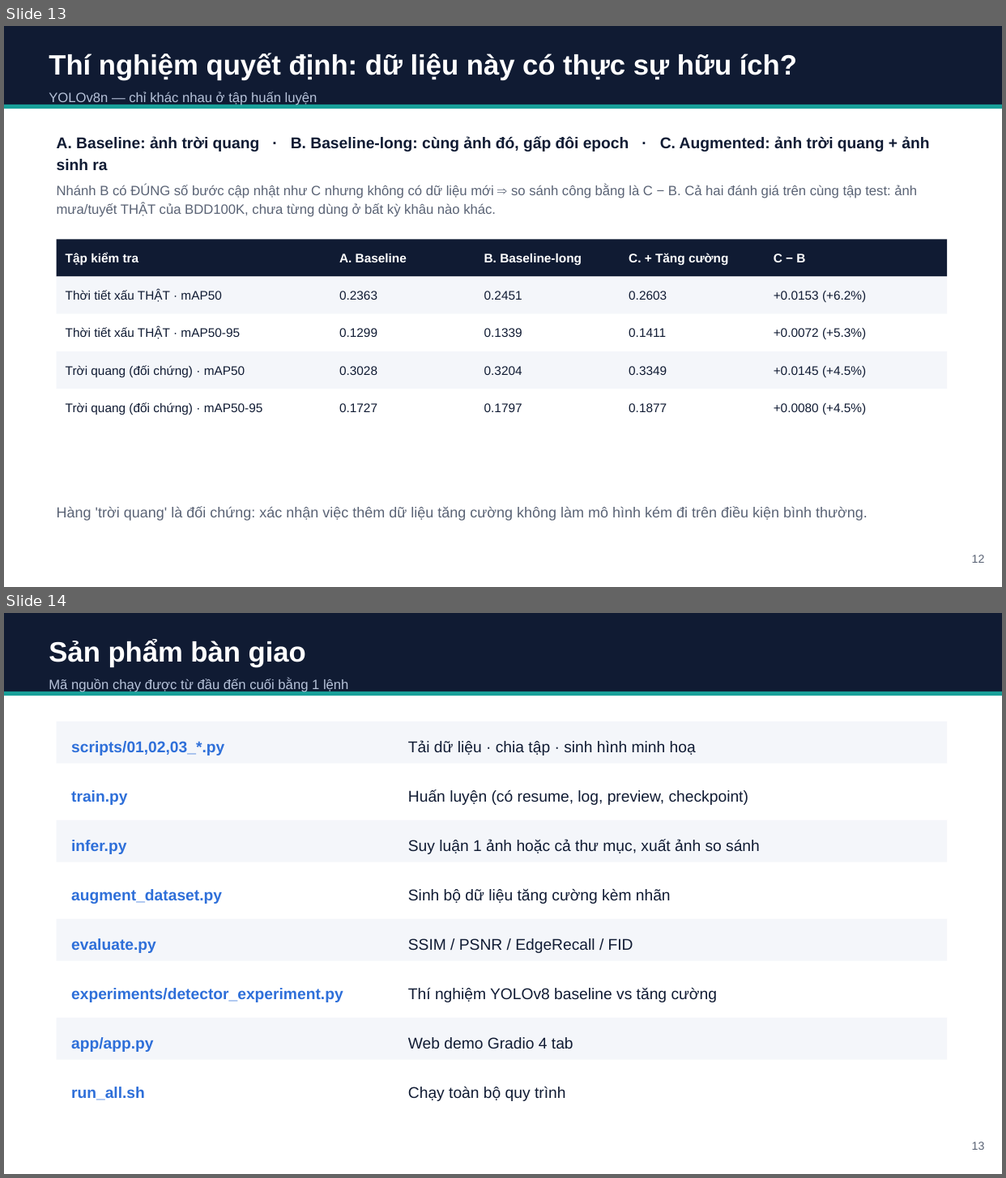
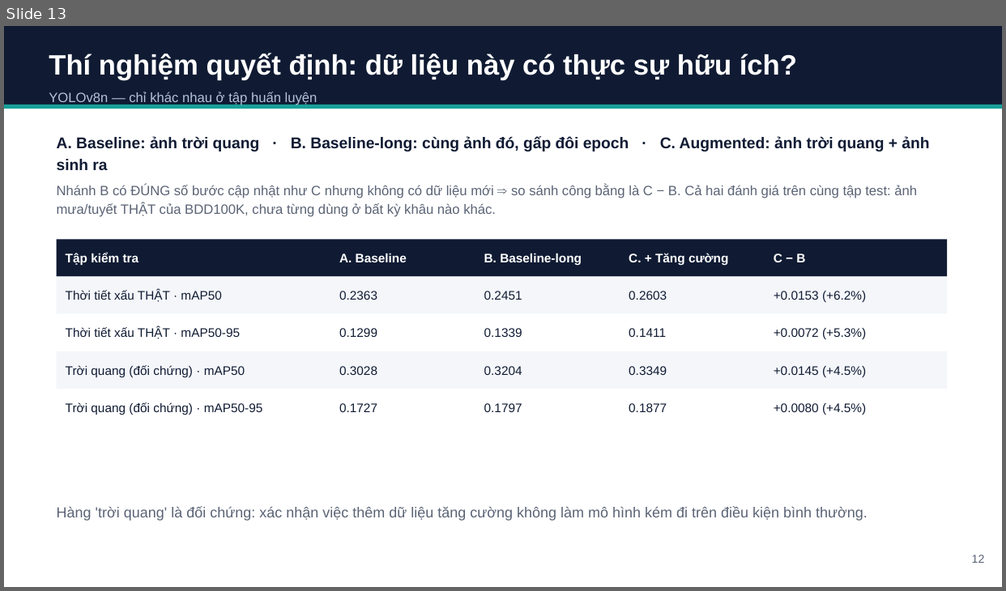
Before and after one commit to QuyDatSadBoy/StyleTranfer_Viettel_Course_DeepLearning, a slide deck: slides/BaoCao_TangCuongDuLieuThoiTiet.pptx. Shown one above the other, each under a label of ours: slides 13 and 14 before the commit, slide 13 after it. The pictures are 1006x1178 and 1006x591 pixels, drawn with LibreOffice and Linux fonts; fonts in the diff are those of the drawing. Boxes give left, top, right and bottom in pixels: in the first picture for what was removed or moved away, otherwise in the second. Text is boxed around its words. In the diff, an @@ line names an element or a change of style, - is before the commit and + after.

```diff
--- a/slides/BaoCao_TangCuongDuLieuThoiTiet.pptx
+++ b/slides/BaoCao_TangCuongDuLieuThoiTiet.pptx
@@ slide 14 removed at [4,613,1002,1174], background #FFFFFF @@
@@ rectangle removed at [4,613,1002,692] @@
@@ text removed at [49,639,348,692] @@
-Sản phẩm bàn giao
-Mã nguồn chạy được từ đầu đến cuối bằng 1 lệnh
@@ rectangle removed at [4,692,1002,696] @@
@@ rectangle removed at [57,722,948,764] @@
@@ text removed at [71,741,224,756] @@
-scripts/01,02,03_*.py
@@ text removed at [408,740,696,756] @@
-Tải dữ liệu · chia tập · sinh hình minh hoạ
@@ rectangle removed at [57,771,948,813] @@
@@ text removed at [71,790,127,805] @@
-train.py
@@ text removed at [408,790,748,805] @@
-Huấn luyện (có resume, log, preview, checkpoint)
@@ rectangle removed at [57,820,948,862] @@
@@ text removed at [71,840,126,854] @@
-infer.py
@@ text removed at [408,839,760,854] @@
-Suy luận 1 ảnh hoặc cả thư mục, xuất ảnh so sánh
@@ rectangle removed at [57,870,948,912] @@
@@ text removed at [71,889,222,904] @@
-augment_dataset.py
@@ text removed at [408,888,671,904] @@
-Sinh bộ dữ liệu tăng cường kèm nhãn
@@ rectangle removed at [57,919,948,961] @@
@@ text removed at [71,939,156,953] @@
-evaluate.py
@@ text removed at [408,939,633,953] @@
-SSIM / PSNR / EdgeRecall / FID
@@ rectangle removed at [57,969,948,1011] @@
@@ text removed at [71,988,343,1003] @@
-experiments/detector_experiment.py
@@ text removed at [408,988,718,1003] @@
-Thí nghiệm YOLOv8 baseline vs tăng cường
@@ rectangle removed at [57,1018,948,1060] @@
@@ text removed at [71,1037,153,1052] @@
-app/app.py
@@ text removed at [408,1037,573,1049] @@
-Web demo Gradio 4 tab
@@ rectangle removed at [57,1067,948,1110] @@
@@ text removed at [71,1087,145,1101] @@
-run_all.sh
@@ text removed at [408,1087,565,1101] @@
-Chạy toàn bộ quy trình
@@ text removed at [972,1142,985,1150] @@
-13
```
Also in this commit, not shown: 4 slides changed, 8 other files.
